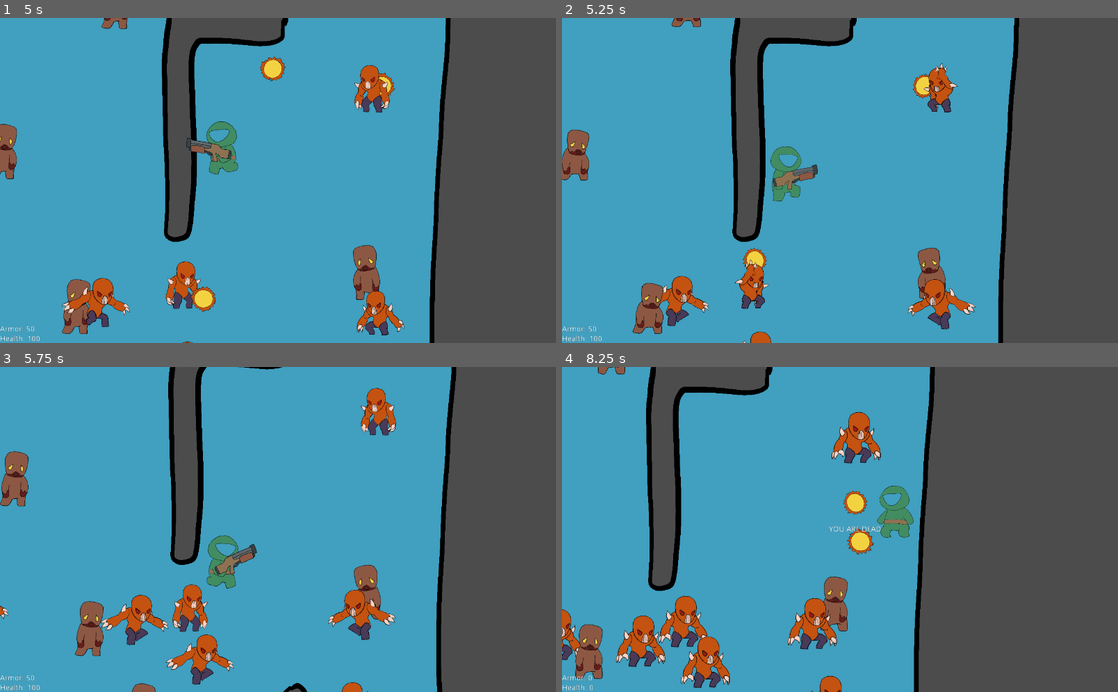
Above: before the commit, frames 1-4 (two rows, left to right).
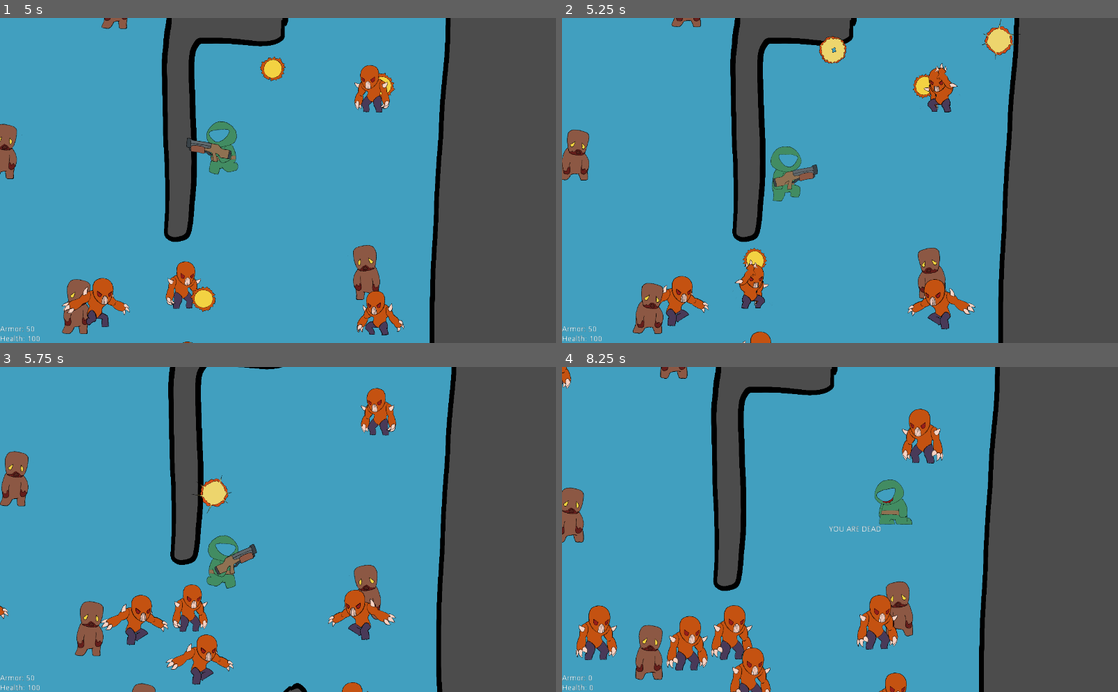
Above: after the commit, the same moments.

Repository: kodumen/de_2d
Game: Godot game, scene res://TestScene/TestScene.tscn
Two runs of this game, one before a commit and one after it. Both use one fixed random seed, a clock stepped at 60 frames per second and the inputs below.
Inputs (mouse positions are in pixels of both pictures, inside the frame that each line leads up to):
- Up to frame 1 (5 s): move the mouse to (400, 164) at 0.52 s; hold D (player_move_right) 0.53-1.28 s; click (400, 164) at 0.6 s; move the mouse to (166, 196) at 1.27 s; hold S (player_move_down) 1.28-2.03 s; click (166, 196) at 1.35 s; move the mouse to (333, 109) at 2.02 s; hold D (player_move_right) 2.03-2.78 s; click (333, 109) at 2.1 s; move the mouse to (250, 245) at 2.77 s; hold W (player_move_up) 2.78-3.53 s; click (250, 245) at 2.85 s; move the mouse to (444, 229) at 3.52 s; hold A (player_move_left) from 3.53 s (still down); click (444, 229) at 3.6 s; move the mouse to (111, 131) at 4.27 s; click (111, 131) at 4.35 s
- Up to frame 2 (5.25 s): move the mouse to (867, 180) at 5.02 s; release A (player_move_left) at 5.03 s; hold S (player_move_down) from 5.03 s (still down); click (867, 180) at 5.1 s
- Up to frame 3 (5.75 s): keep holding S (player_move_down)
- Up to frame 4 (8.25 s): move the mouse to (756, 448) at 5.77 s; release S (player_move_down) at 5.78 s; hold D (player_move_right) 5.78-6.53 s; click (756, 448) at 5.85 s; move the mouse to (962, 513) at 6.52 s; hold W (player_move_up) 6.53-7.28 s; click (962, 513) at 6.6 s; move the mouse to (728, 545) at 7.27 s; hold D (player_move_right) 7.28-8.03 s; click (728, 545) at 7.35 s; move the mouse to (895, 458) at 8.02 s; hold S (player_move_down) from 8.03 s (still down); click (895, 458) at 8.1 s

Frame 1 is identical in both runs. In frame 2, 0.7% of the frame differs, in the area x 46-83%, y 0-15%; in frame 3, 0.3%; in frame 4, 34%, in the area x 0-79%, y 0-100%.

Commit message:
Add fireball death animation

Diff:
--- a/Imp/Imp.tscn
+++ b/Imp/Imp.tscn
@@ -42,25 +42,25 @@
 "name": "default",
 "speed": 2.0
 }, {
+"frames": [ ExtResource( 22 ), ExtResource( 21 ), ExtResource( 26 ), ExtResource( 23 ), ExtResource( 19 ), ExtResource( 18 ), ExtResource( 24 ), ExtResource( 20 ), ExtResource( 25 ), ExtResource( 27 ), ExtResource( 17 ) ],
+"loop": true,
+"name": "attack_ranged",
+"speed": 12.0
+}, {
 "frames": [ ExtResource( 31 ), ExtResource( 30 ), ExtResource( 32 ), ExtResource( 34 ), ExtResource( 33 ) ],
 "loop": true,
 "name": "attack_melee",
 "speed": 8.0
 }, {
-"frames": [ ExtResource( 22 ), ExtResource( 21 ), ExtResource( 26 ), ExtResource( 23 ), ExtResource( 19 ), ExtResource( 18 ), ExtResource( 24 ), ExtResource( 20 ), ExtResource( 25 ), ExtResource( 27 ), ExtResource( 17 ) ],
+"frames": [ ExtResource( 6 ), ExtResource( 3 ), ExtResource( 4 ), ExtResource( 5 ) ],
 "loop": true,
-"name": "attack_ranged",
-"speed": 12.0
+"name": "move",
+"speed": 8.0
 }, {
 "frames": [ ExtResource( 9 ), ExtResource( 16 ), ExtResource( 10 ), ExtResource( 12 ), ExtResource( 13 ), ExtResource( 15 ), ExtResource( 14 ) ],
 "loop": false,
 "name": "dead",
 "speed": 10.0
-}, {
-"frames": [ ExtResource( 6 ), ExtResource( 3 ), ExtResource( 4 ), ExtResource( 5 ) ],
-"loop": true,
-"name": "move",
-"speed": 8.0
 } ]
 
 [sub_resource type="Curve" id=2]
@@ -89,7 +89,6 @@
 [node name="AnimatedSprite" type="AnimatedSprite" parent="."]
 position = Vector2( 0, -13 )
 frames = SubResource( 1 )
-frame = 1
 playing = true
 script = ExtResource( 8 )
 
--- a/Player/Player.tscn
+++ b/Player/Player.tscn
@@ -30,15 +30,15 @@
 "name": "move_reversed",
 "speed": 10.0
 }, {
+"frames": [ ExtResource( 7 ), ExtResource( 4 ), ExtResource( 6 ), ExtResource( 5 ) ],
+"loop": true,
+"name": "move",
+"speed": 10.0
+}, {
 "frames": [ ExtResource( 15 ), ExtResource( 13 ), ExtResource( 14 ), ExtResource( 12 ), ExtResource( 11 ), ExtResource( 10 ), ExtResource( 9 ) ],
 "loop": false,
 "name": "dead",
 "speed": 5.0
-}, {
-"frames": [ ExtResource( 7 ), ExtResource( 4 ), ExtResource( 6 ), ExtResource( 5 ) ],
-"loop": true,
-"name": "move",
-"speed": 10.0
 } ]
 
 [sub_resource type="CircleShape2D" id=2]
--- a/Zombie/Zombie.tscn
+++ b/Zombie/Zombie.tscn
@@ -34,6 +34,11 @@
 "name": "default",
 "speed": 1.0
 }, {
+"frames": [ ExtResource( 9 ), ExtResource( 10 ), ExtResource( 11 ) ],
+"loop": true,
+"name": "attack_melee",
+"speed": 4.0
+}, {
 "frames": [ ExtResource( 7 ), ExtResource( 6 ), ExtResource( 4 ), ExtResource( 5 ) ],
 "loop": true,
 "name": "move",
@@ -43,11 +48,6 @@
 "loop": false,
 "name": "dead",
 "speed": 10.0
-}, {
-"frames": [ ExtResource( 9 ), ExtResource( 10 ), ExtResource( 11 ) ],
-"loop": true,
-"name": "attack_melee",
-"speed": 4.0
 } ]
 
 [sub_resource type="Curve" id=4]
@@ -61,6 +61,7 @@
 collision_layer = 10
 collision_mask = 9
 script = ExtResource( 2 )
+health = 50
 speed = 20
 
 [node name="MovementCollision" type="CollisionShape2D" parent="."]
--- a/common/Fireball/Fireball.gd
+++ b/common/Fireball/Fireball.gd
@@ -5,11 +5,17 @@
 export var damage = 0
 
 
+onready var animated_sprite:AnimatedSprite = $AnimatedSprite
+
+
 # Who threw this fireball?
 var thrower:Node2D
 
 
 func _physics_process(delta):
+	if animated_sprite.animation == "death":
+		return
+
 	var velocity = Vector2(speed, 0) * delta
 	velocity = velocity.rotated(global_rotation)
 
@@ -27,7 +33,7 @@
 		else:
 			body.hit(damage, global_position)
 
-	queue_free()
+	die()
 
 
 func _on_Fireball_area_entered(area:Node2D):
@@ -39,4 +45,13 @@
 	if area.has_method("hit"):
 		area.hit(damage, global_position)
 
-	queue_free()
+	die()
+
+
+func die():
+	animated_sprite.play("death")
+
+
+func _on_AnimatedSprite_animation_finished():
+	if animated_sprite.animation == "death":
+		queue_free()
--- a/common/Fireball/Fireball.tscn
+++ b/common/Fireball/Fireball.tscn
@@ -1,9 +1,13 @@
-[gd_scene load_steps=7 format=2]
+[gd_scene load_steps=11 format=2]
 
 [ext_resource path="res://common/Fireball/fireball-1.png" type="Texture" id=1]
 [ext_resource path="res://common/Fireball/fireball-2.png" type="Texture" id=2]
 [ext_resource path="res://common/Fireball/fireball-3.png" type="Texture" id=3]
 [ext_resource path="res://common/Fireball/Fireball.gd" type="Script" id=4]
+[ext_resource path="res://common/Fireball/fireball_death-1.png" type="Texture" id=5]
+[ext_resource path="res://common/Fireball/fireball_death-4.png" type="Texture" id=6]
+[ext_resource path="res://common/Fireball/fireball_death-2.png" type="Texture" id=7]
+[ext_resource path="res://common/Fireball/fireball_death-3.png" type="Texture" id=8]
 
 [sub_resource type="SpriteFrames" id=1]
 animations = [ {
@@ -11,10 +15,15 @@
 "loop": true,
 "name": "default",
 "speed": 8.0
+}, {
+"frames": [ ExtResource( 5 ), ExtResource( 7 ), ExtResource( 8 ), ExtResource( 6 ) ],
+"loop": false,
+"name": "death",
+"speed": 10.0
 } ]
 
 [sub_resource type="CircleShape2D" id=2]
-radius = 29.2456
+radius = 20.6038
 
 [node name="Fireball" type="Area2D"]
 collision_layer = 524288
@@ -31,3 +40,4 @@
 
 [connection signal="area_entered" from="." to="." method="_on_Fireball_area_entered"]
 [connection signal="body_entered" from="." to="." method="_on_Fireball_body_entered"]
+[connection signal="animation_finished" from="AnimatedSprite" to="." method="_on_AnimatedSprite_animation_finished"]
Binary file added: common/Fireball/fireball_death-1.png
Not shown, added: common/Fireball/fireball_death-1.png.import
Binary file added: common/Fireball/fireball_death-2.png
Not shown, added: common/Fireball/fireball_death-2.png.import
Binary file added: common/Fireball/fireball_death-3.png
Not shown, added: common/Fireball/fireball_death-3.png.import
Binary file added: common/Fireball/fireball_death-4.png
Not shown, added: common/Fireball/fireball_death-4.png.import
